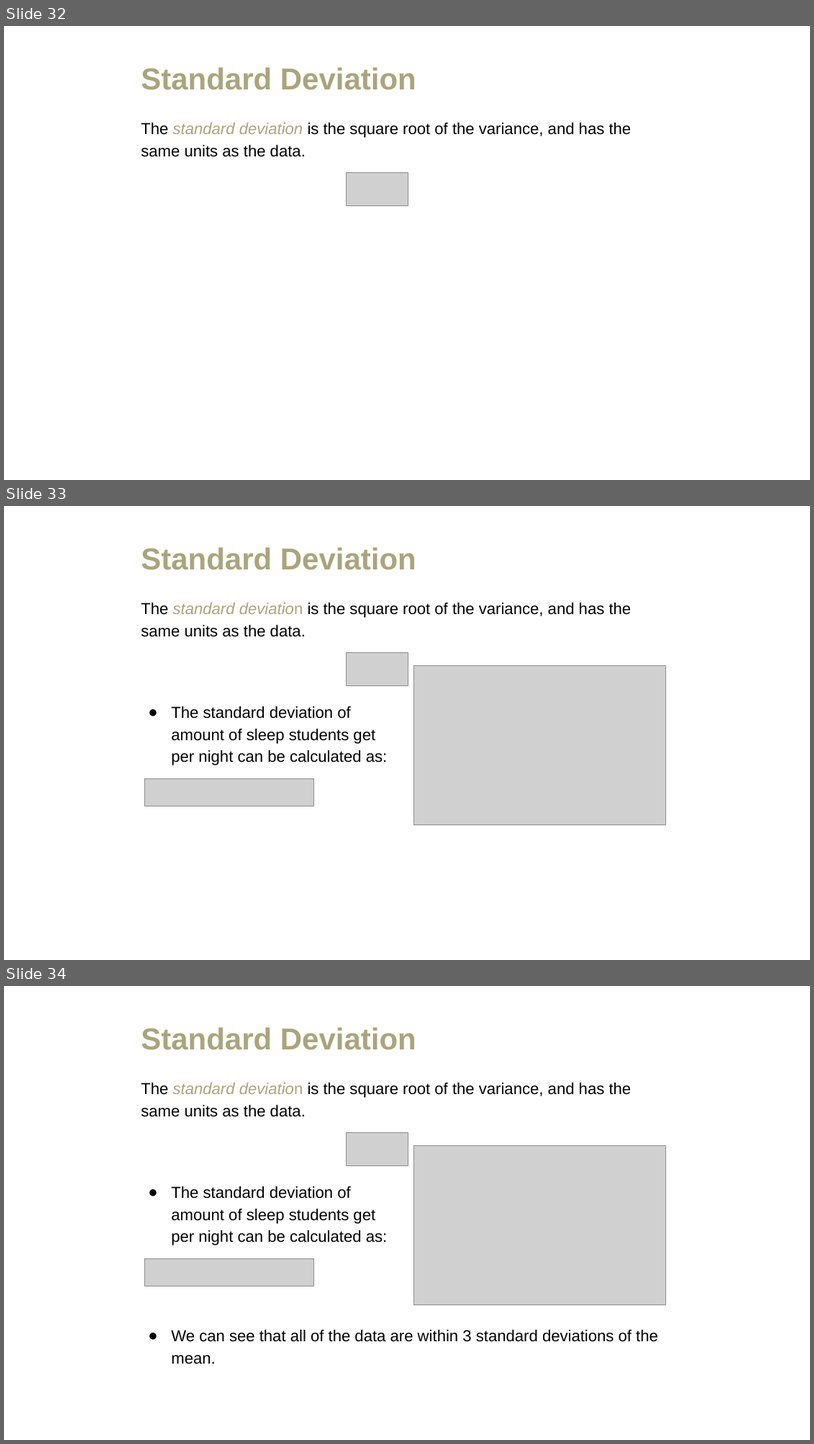
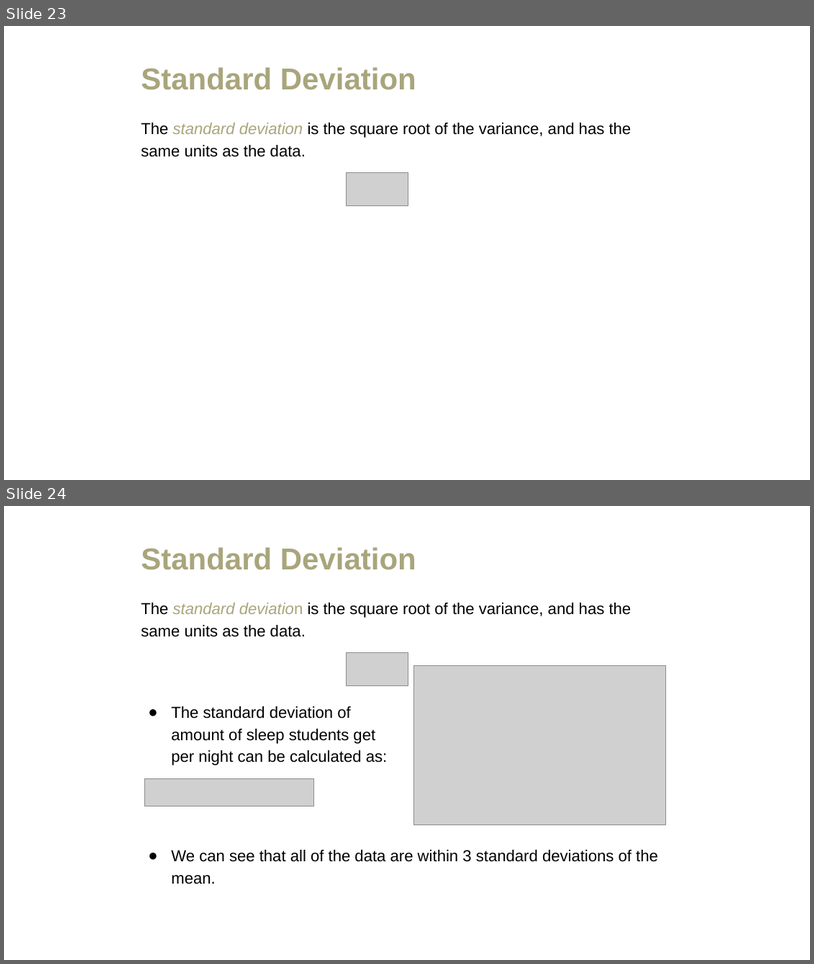
Before and after one commit to amosca01/MATH108-F23, a slide deck: slides/04-summarizing-data.pptx. Shown one above the other, each under a label of ours: slides 32, 33 and 34 before the commit, slides 23 and 24 after it. The pictures are 814x1444 and 814x964 pixels, drawn with LibreOffice and Linux fonts; fonts in the diff are those of the drawing; grey boxes stand for pictures. Boxes give left, top, right and bottom in pixels: in the first picture for what was removed or moved away, otherwise in the second. Text is boxed around its words. In the diff, an @@ line names an element or a change of style, - is before the commit and + after.

```diff
--- a/slides/04-summarizing-data.pptx
+++ b/slides/04-summarizing-data.pptx
@@ slide 33 removed at (4, 506, 810, 960), background #FFFFFF @@
@@ title removed at (141, 547, 417, 570) @@
-Standard Deviation
@@ text removed at (141, 602, 632, 637) @@
-The standard deviation is the square root of the variance, and has the same units as the data.
@@ picture removed at (347, 652, 408, 685) @@
@@ picture removed at (414, 665, 666, 824) @@
@@ text removed at (171, 706, 387, 765) @@
-● The standard deviation of amount of sleep students get per night can be calculated as:
@@ picture removed at (144, 779, 314, 806) @@
@@ what was slide 32 is now slide 23 @@
@@ what was slide 34 is now slide 24 @@
```
Also in this commit, not shown: 1 slide added, 16 other slides removed, 5 other files.
